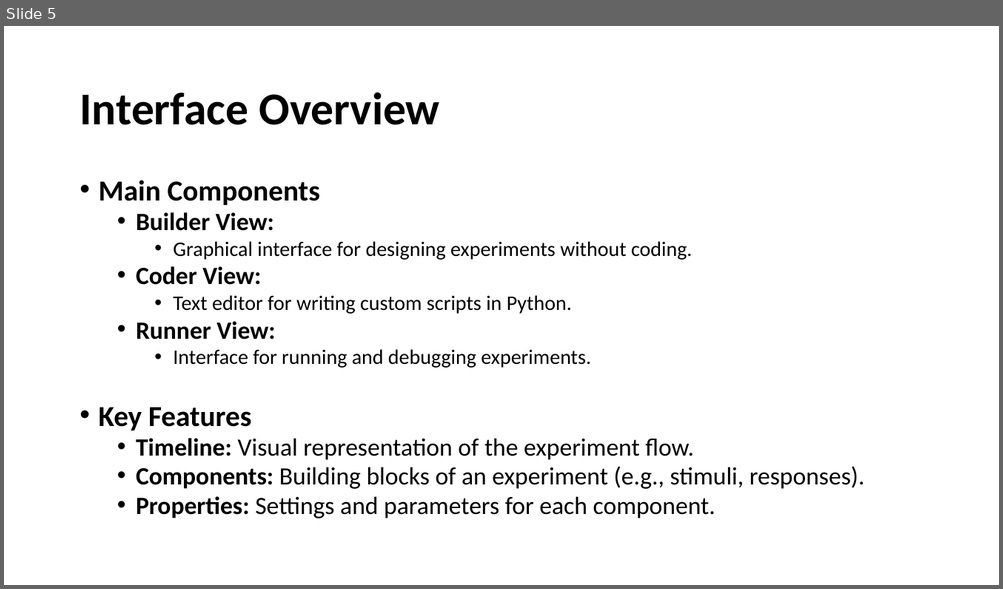
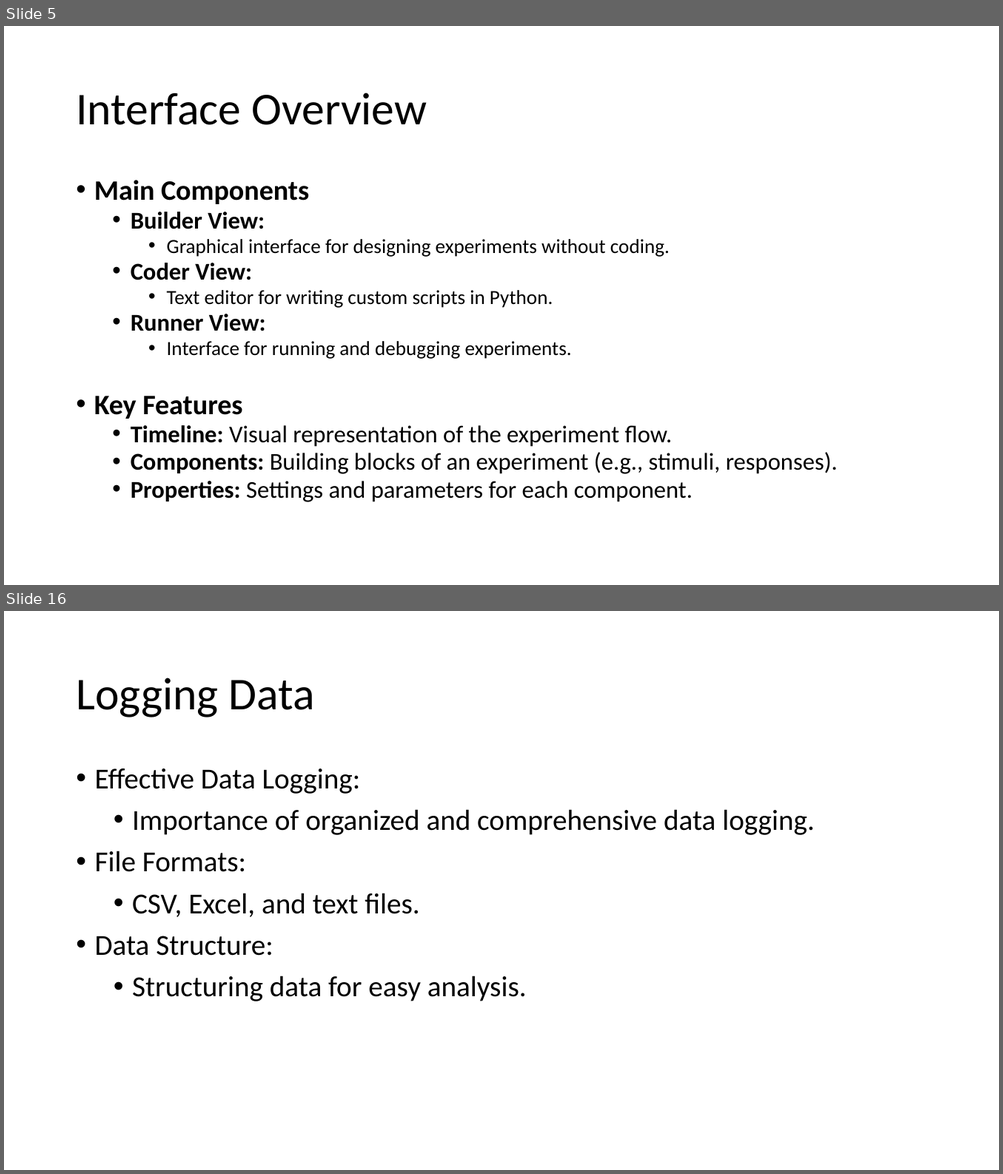
Before and after one commit to caggursoy/PsychoPy-Intro-Course, a slide deck: intro-psychopy/part2.pptx. Shown one above the other, each under a label of ours: slide 5 before the commit, slides 5 and 16 after it; the slides between them are not shown. The pictures are 1003x589 and 1003x1174 pixels, drawn with LibreOffice and Linux fonts; fonts in the diff are those of the drawing. Boxes give left, top, right and bottom in pixels: in the first picture for what was removed or moved away, otherwise in the second. Text is boxed around its words. In the diff, an @@ line names an element or a change of style, - is before the commit and + after.

```diff
--- a/intro-psychopy/part2.pptx
+++ b/intro-psychopy/part2.pptx
@@ slide 16 added at (4, 611, 999, 1170), background #FFFFFF @@
@@ title added at (76, 678, 315, 718), 44 pt, text #000000 @@
+Logging Data
@@ text added at (95, 769, 814, 1002), 28 pt, text #000000 @@
+• Effective Data Logging:
+  • Importance of organized and comprehensive data logging.
+• File Formats:
+  • CSV, Excel, and text files.
+• Data Structure:
+  • Structuring data for easy analysis.
@@ slide 5 changed as well @@
@@ title "Interface Overview" at (76, 93, 427, 125): bold off @@
@@ text "Main Components" at (94, 180, 837, 503): size 28 to 27.2 pt in "Main Components", "Key Features"; size 24 to 23.3 pt in "Builder View:", "Coder View:", "Runner View:", "Timeline: Visual representation of the experiment flow." and 2 more places; size 20 to 19.4 pt in "Graphical interface for designing experiments without coding ...", "Text editor for writing custom scripts in ...", "Interface for running and debugging experiments."; indent changed; line spacing 0.8 to 0.81; less space between paragraphs @@
```
Also in this commit, not shown: 6 other slides changed, 12 other slides added, 1 other file.
